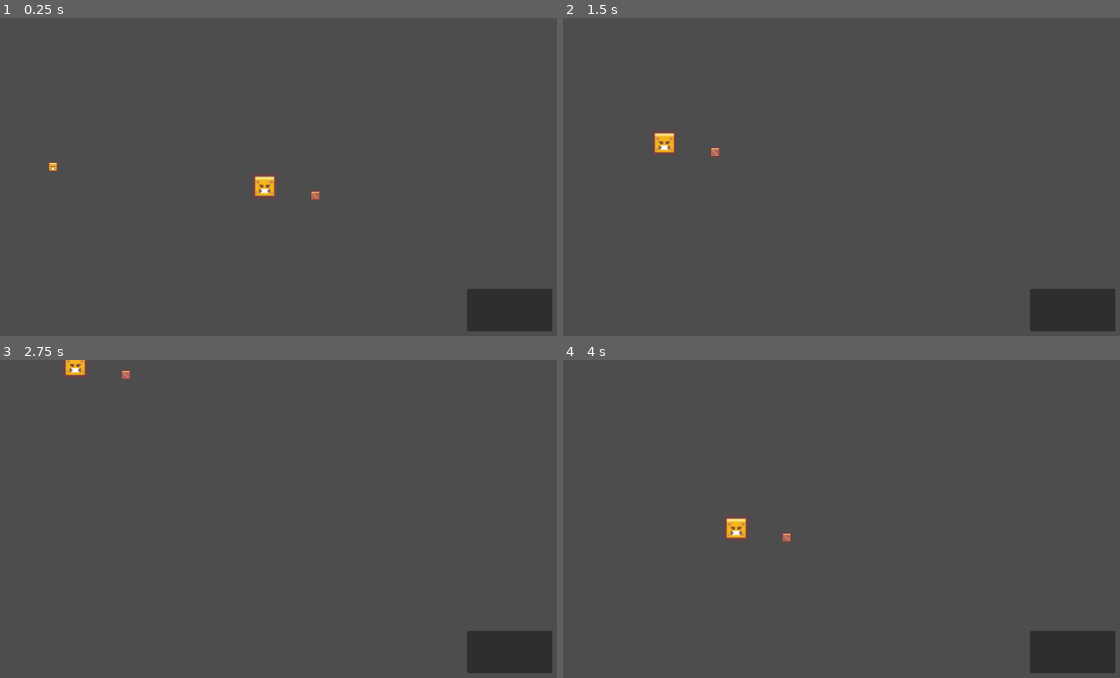
Above: before the commit, frames 1-4 (two rows, left to right).
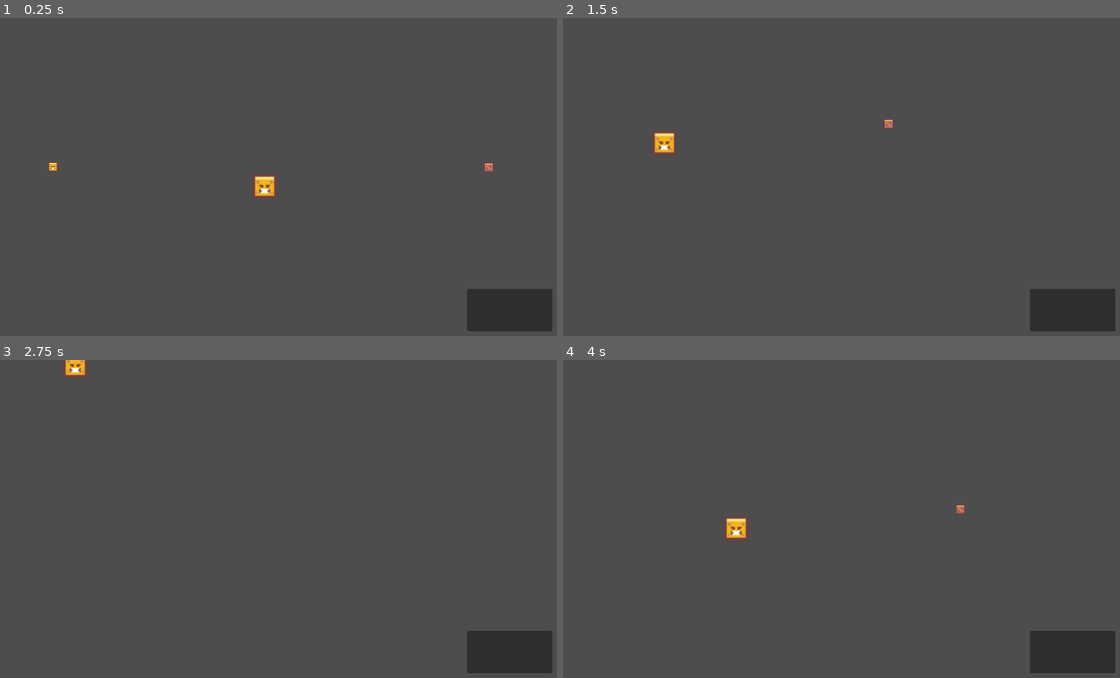
Above: after the commit, the same moments.

Repository: PabloOsses/warMaster
Game: Godot game, scene res://tests_levels/level_0/scenes/test_0.tscn
The game is run twice, just before and just after one commit, with the same random seed, the same clock (stepped at 60 frames per second) and the same inputs. The project has no main scene, so this scene is started directly.
Inputs (mouse positions are in pixels of both pictures, inside the frame that each line leads up to):
- Up to frame 1 (0.25 s): no input
- Up to frame 2 (1.5 s): tap Enter at 0.5 s; move the mouse to (980, 177) at 0.52 s; hold D (move_right) 0.53-1.28 s; click (980, 177) at 0.6 s; right-click (980, 177) at 0.8 s; move the mouse to (718, 211) at 1.27 s; hold S (move_down) from 1.28 s (still down); right-click (718, 211) at 1.35 s
- Up to frame 3 (2.75 s): click (155, 553) at 1.55 s; move the mouse to (345, 458) at 2.02 s; release S (move_down) at 2.03 s; hold D (move_right) from 2.03 s (still down); click (345, 458) at 2.1 s; right-click (345, 458) at 2.3 s
- Up to frame 4 (4 s): tap Space at 2.75 s; move the mouse to (813, 604) at 2.77 s; release D (move_right) at 2.78 s; hold W (move_up) 2.78-3.53 s; right-click (813, 604) at 2.85 s; click (813, 604) at 3.05 s; move the mouse to (1030, 588) at 3.52 s; hold A (move_left) from 3.53 s (still down); click (1030, 588) at 3.6 s; right-click (1030, 588) at 3.8 s

The runs differ from the first frame. In frame 1, 0.1% of the frame differs, in the area x 55-89%, y 45-58%; in frame 2, 0.1%; in frame 3, less than 0.1%; in frame 4, 0.1%, in the area x 39-73%, y 45-58%.
Error before the commit: Cannot call method 'is_in_group' on a null value. (res://play_ground/controlador/CURRENTcontrolador_mov.gd:26)

Commit message:
savepint

Diff:
--- a/play_ground/controlador/CURRENTcontrolador_mov.gd
+++ b/play_ground/controlador/CURRENTcontrolador_mov.gd
@@ -3,42 +3,83 @@
 var selected_unit: CharacterBody2D = null
 var enemy_unit: CharacterBody2D = null
 
+var cantUnitsJugador:int=0
+var cantUnitsEnemigo:int=0
+var phase = "moving"
+
 func _ready():
 	add_to_group("control")
+	cantUnitsJugador = (get_tree().get_nodes_in_group("faction_player")).size()
+	cantUnitsEnemigo= (get_tree().get_nodes_in_group("faction_enemy")).size()
+#func _unhandled_input(event):
+	#if event is InputEventMouseButton and event.pressed:
+		## IMPORTANTE click izquierdo → seleccionar unidad
+		#if event.button_index == MOUSE_BUTTON_LEFT:
+			#var clicked_unit = _get_unit_under_mouse()
+			#
+			#if clicked_unit:
+				#selected_unit = clicked_unit
+				#print("Seleccionada:", selected_unit.name)
+				##print("Estado area: ". clicked_unit.name.moving)
+			#else:
+				#selected_unit = null
+				#print("Nada seleccionado")
+#
+		## IMPORTANTE click  derecho mover/
+		## De aqui la logica de click derecho
+		##MOVIMIENTO
+		#elif event.button_index == MOUSE_BUTTON_RIGHT and selected_unit.is_in_group("faction_player"):
+			#enemy_unit=_get_enemy_under_mouse()
+			#var target = get_global_mouse_position()
+		##CONTACTO
+			#if enemy_unit:
+				#if selected_unit.dentro_rango_disparo:
+					#selected_unit.dentro_rango_disparo = true
+					##print("FUEGO")
+					##print("ENEMY NAME, ",enemy_unit.name)
+					#_fire_phase(selected_unit,enemy_unit)
+			#else:
+				#enemy_unit=null
+				#selected_unit.target_position = target
+				#if selected_unit.dentro_radio_mov:
+					#selected_unit.moving = true
+func _process(delta: float) -> void:
 
-func _unhandled_input(event):
-	if event is InputEventMouseButton and event.pressed:
-		# IMPORTANTE click izquierdo → seleccionar unidad
-		if event.button_index == MOUSE_BUTTON_LEFT:
-			var clicked_unit = _get_unit_under_mouse()
+	# IMPORTANTE click izquierdo → seleccionar unidad
+	if Input.is_action_just_pressed("left_click"):
+		var clicked_unit = _get_unit_under_mouse()
 
-			if clicked_unit:
-				selected_unit = clicked_unit
-				print("Seleccionada:", selected_unit.name)
-				#print("Estado area: ". clicked_unit.name.moving)
-			else:
-				selected_unit = null
-				print("Nada seleccionado")
+		if clicked_unit:
+			selected_unit = clicked_unit
+			print("Seleccionada:", selected_unit.name)
+			#print("Estado area: ". clicked_unit.name.moving)
+		else:
+			selected_unit = null
+			print("Nada seleccionado")
 
-		# IMPORTANTE click  derecho mover/
-		# De aqui la logica de click derecho
-		#MOVIMIENTO
-		elif event.button_index == MOUSE_BUTTON_RIGHT and selected_unit.is_in_group("faction_player"):
-			enemy_unit=_get_enemy_under_mouse()
-			var target = get_global_mouse_position()
-		#CONTACTO
-			if enemy_unit:
-				if selected_unit.dentro_rango_disparo:
-					selected_unit.dentro_rango_disparo = true
-					#print("FUEGO")
-					#print("ENEMY NAME, ",enemy_unit.name)
-					_fire_phase(selected_unit,enemy_unit)
-			else:
-				enemy_unit=null
-				selected_unit.target_position = target
-				if selected_unit.dentro_radio_mov:
-					selected_unit.moving = true
+	# IMPORTANTE click  derecho mover/
+	# De aqui la logica de click derecho
+	#MOVIMIENTO
+	elif Input.is_action_just_pressed("right_click") and selected_unit==null:
+		print("NO HAY UNIDAD SELECCIONADA")
 
+	elif Input.is_action_just_pressed("right_click") and selected_unit.is_in_group("faction_player"):
+		enemy_unit=_get_enemy_under_mouse()
+		var target = get_global_mouse_position()
+	#CONTACTO enemigo
+		if enemy_unit:
+			if selected_unit.dentro_rango_disparo:
+				selected_unit.dentro_rango_disparo = true
+				#print("FUEGO")
+				#print("ENEMY NAME, ",enemy_unit.name)
+				_fire_phase(selected_unit,enemy_unit)
+	#movimiento de la unidad seleccionada
+		else:
+			enemy_unit=null
+			selected_unit.target_position = target
+			if selected_unit.dentro_radio_mov:
+				selected_unit.moving = true
+	pass
 func _get_unit_under_mouse() -> CharacterBody2D:
 	var params := PhysicsPointQueryParameters2D.new()
 	params.position = get_global_mouse_position()
@@ -64,8 +105,41 @@
 		if collider and collider.is_in_group("faction_enemy"):
 			return collider
 	return null
-func _fire_phase(selected_unit: CharacterBody2D,enemy_unit: CharacterBody2D)->void:
-	print("FIRE PHASE: ", selected_unit.name)
-	print("FIRE PHASE: ", enemy_unit.name)
-	enemy_unit.eliminar()
+
+func _fire_phase(firing_unit: CharacterBody2D,reciver_unit: CharacterBody2D)->void:
+	print("FIRE PHASE: ", firing_unit.name)
+	print("FIRE PHASE: ", reciver_unit.name)
+	var numerosGenerados=[]
+	#generacion de tiros
+	for i in firing_unit.unit_size:
+		numerosGenerados.append(randi_range(1, 6))
+	#tiros que dan al blanco
+	var contadorTirosdentro=0
+	for i in numerosGenerados:
+		if i>=firing_unit.unit_b_skill:
+			contadorTirosdentro+=1
+
+
+	#tiros que son resistidos?
+	var tirosHaResistir=0
+	for i in reciver_unit.unit_size:
+		var tiroT=randi_range(1, 6)
+		if reciver_unit.unit_streght==firing_unit.weaponStreght:
+			print("caso mismo S y T :", tiroT)
+			if tiroT>=4:
+				tirosHaResistir+=1
+
+			pass
+	#tirada de salvar
+	var danioRecibido=0
+	for i in tirosHaResistir:
+		var tiroS=randi_range(1, 6)
+		if reciver_unit.unit_save<tiroS:
+			danioRecibido+=1
+		pass
+	reciver_unit.units_wounds_pool=reciver_unit.units_wounds_pool-danioRecibido
+	print("NUMEROS GENERADOS: ",numerosGenerados)
+	print("TIROS acertados: ",contadorTirosdentro)
+	print("DENTRO DEL SUJETO: ",tirosHaResistir)
+	print("daño recibido: ", danioRecibido)
 	pass
--- a/play_ground/enemy_test_unit/enemy_test.gd
+++ b/play_ground/enemy_test_unit/enemy_test.gd
@@ -1,10 +1,22 @@
 extends CharacterBody2D
+@export var speed: float = 200.0
+@export var unit_size:int=10
+@export var unit_wounds:int=1
+var units_wounds_pool:int= unit_size*unit_wounds
+@export var unit_b_skill:int=4
+@export var unit_m_skill:int=4
+@export var unit_tougness:int=4
+@export var unit_streght:int=4
+@export var unit_save:int=4
 
 func _ready() -> void:
 	add_to_group("faction_enemy")
 	pass
 func _physics_process(delta: float) -> void:
+	if units_wounds_pool <=0:
+		eliminar()
 	pass
 
 func eliminar():
+	print("UNIDAD ELIMINADA")
 	queue_free()
--- a/play_ground/test_unit0/test_unit_0.gd
+++ b/play_ground/test_unit0/test_unit_0.gd
@@ -2,11 +2,16 @@
 
 @export var speed: float = 200.0
 @export var unit_size:int=10
-@export var unit_wounds:int=2
+@export var unit_wounds:int=1
+var units_wounds_pool:int= unit_size*unit_wounds
+@export var unit_b_skill:int=4
+@export var unit_m_skill:int=4
 @export var unit_tougness:int=4
+@export var unit_streght:int=4
 @export var unit_save:int=4
 
 @onready var radio_area_movimiento=$areamov/CollisionShape2D
+@onready var radio_area_disparo=$areaDisparo/CollisionShape2D
 
 @export var radio_movimiento_valor:float=30.0
 var target_position: Vector2
@@ -14,11 +19,16 @@
 var dentro_radio_mov:bool=false
 var dentro_rango_disparo:bool=false
 
+var weaponLoadauts={
+	"gunTest": [120,4,0],
+}
+var weaponEquiped= weaponLoadauts["gunTest"]
+var weaponStreght=weaponLoadauts["gunTest"][1]
 func _ready():
 	target_position = global_position
 	add_to_group("faction_player")
 	radio_area_movimiento.shape.radius=radio_movimiento_valor
-
+	radio_area_disparo.shape.radius=weaponEquiped[0]
 func _process(delta):
 	if moving:
 		var dir = target_position - global_position
@@ -33,7 +43,8 @@
 			# Al llegar, fijar posición final y detener movimiento
 			global_position = target_position
 			moving = false
-
+	if units_wounds_pool <=0:
+		eliminar()
 
 func _on_areamov_mouse_entered() -> void:
 	dentro_radio_mov=true
@@ -57,3 +68,7 @@
 	dentro_rango_disparo=false
 	print("FUERA del rango de disparo")
 	pass # Replace with function body.
+
+func eliminar():
+	print("UNIDAD ELIMINADA")
+	queue_free()
--- a/project.godot
+++ b/project.godot
@@ -41,6 +41,16 @@
 "events": [Object(InputEventKey,"resource_local_to_scene":false,"resource_name":"","device":-1,"window_id":0,"alt_press …(191 unchanged characters)…
 ]
 }
+left_click={
+"deadzone": 0.2,
+"events": [Object(InputEventMouseButton,"resource_local_to_scene":false,"resource_name":"","device":-1,"window_id":0,"alt_pressed":false,"shift_pressed":false,"ctrl_pressed":false,"meta_pressed":false,"button_mask":0,"position":Vector2(0, 0),"global_position":Vector2(0, 0),"factor":1.0,"button_index":1,"canceled":false,"pressed":false,"double_click":false,"script":null)
+]
+}
+right_click={
+"deadzone": 0.2,
+"events": [Object(InputEventMouseButton,"resource_local_to_scene":false,"resource_name":"","device":-1,"window_id":0,"alt_pressed":false,"shift_pressed":false,"ctrl_pressed":false,"meta_pressed":false,"button_mask":0,"position":Vector2(0, 0),"global_position":Vector2(0, 0),"factor":1.0,"button_index":2,"canceled":false,"pressed":false,"double_click":false,"script":null)
+]
+}
 
 [rendering]
 
--- a/tests_levels/level_0/scenes/test_0.tscn
+++ b/tests_levels/level_0/scenes/test_0.tscn
@@ -43,4 +43,4 @@
 [node name="unidades_enemigo" type="Node" parent="."]
 
 [node name="enemy_test" parent="unidades_enemigo" instance=ExtResource("5_mik5b")]
-position = Vector2(637, 328)
+position = Vector2(956, 276)
